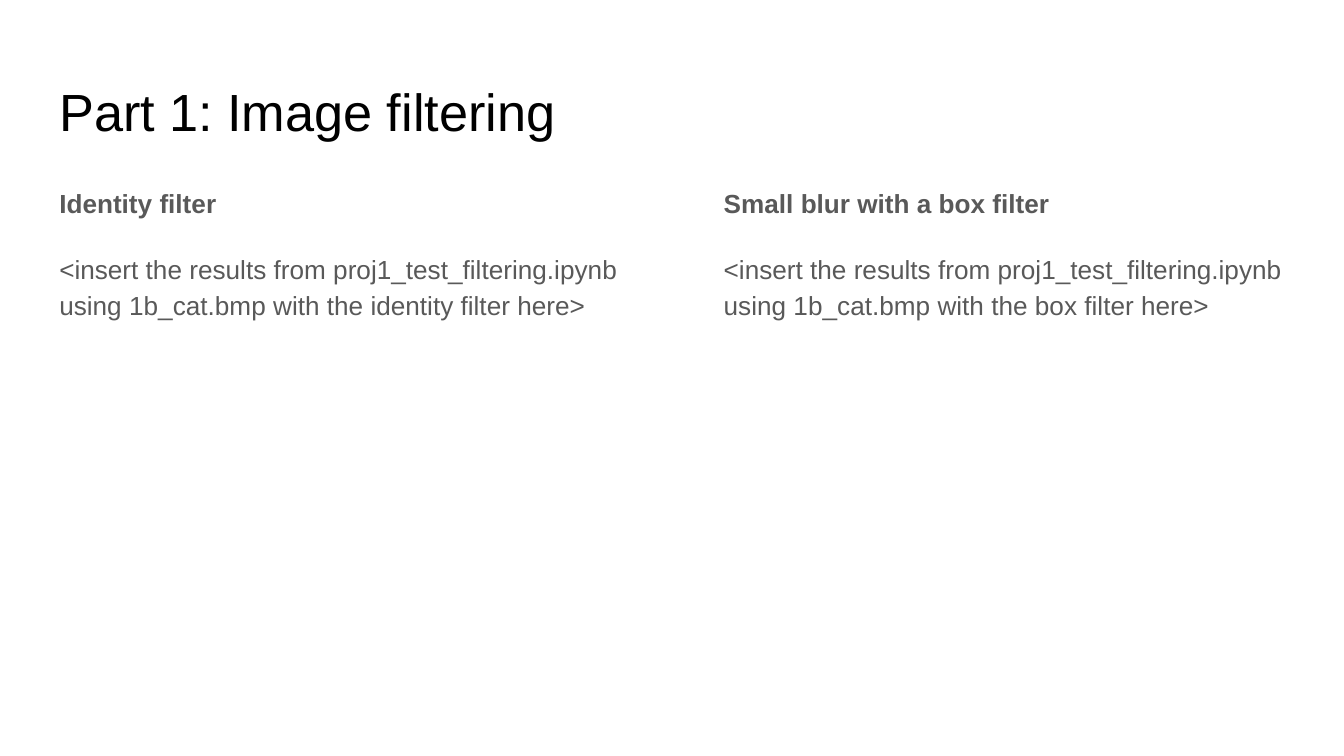
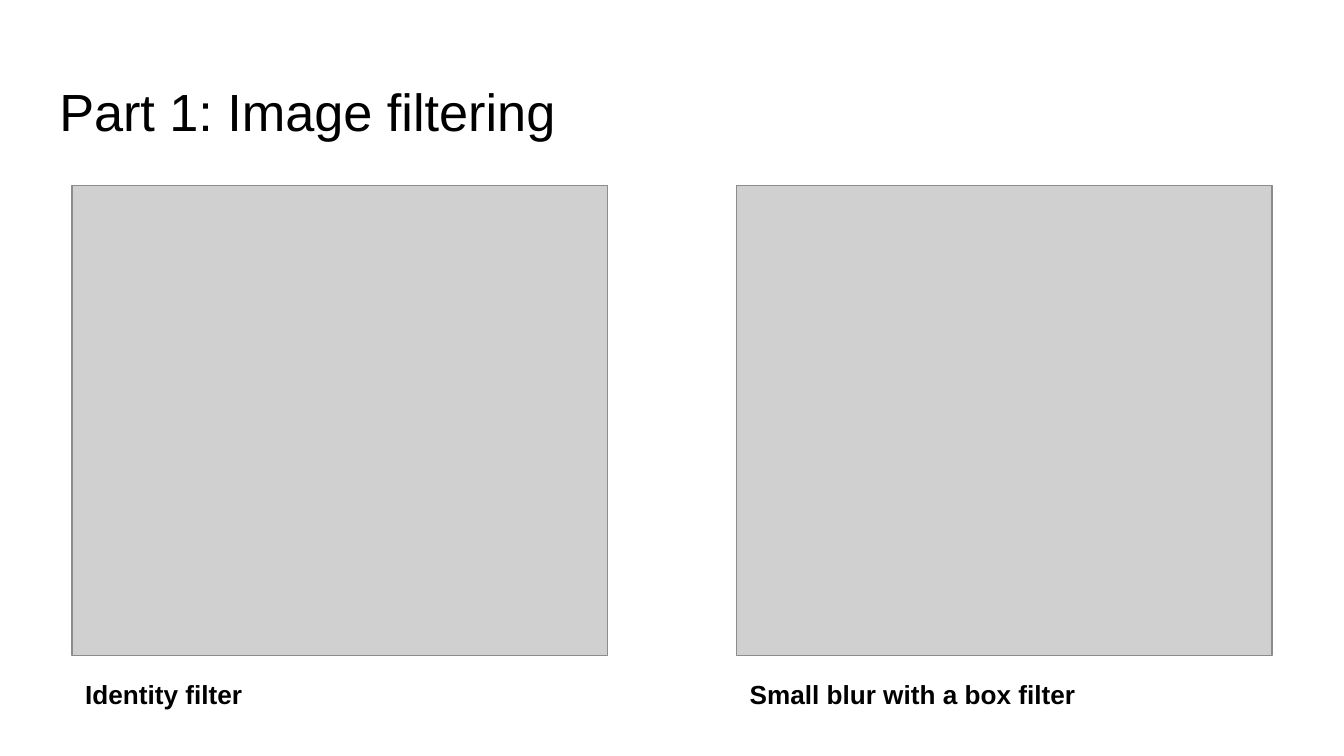
Before and after one commit to haoranw96/filtering_hybrid, a slide deck: slide 3 of report_template.pptx. Drawn at 1344x756 pixels with LibreOffice and Linux fonts; fonts in the diff are those of the drawing; grey boxes stand for pictures. Boxes give left, top, right and bottom in pixels: in the first picture for what was removed or moved away, otherwise in the second. Text is boxed around its words. In the diff, an @@ line names an element or a change of style, - is before the commit and + after.

```diff
--- a/report_template.pptx
+++ b/report_template.pptx
@@ text removed at <box>59,194,617,321</box> @@
-Identity filter
-<insert the results from proj1_test_filtering.ipynb using 1b_cat.bmp with the identity filter here>
@@ picture added at <box>71,185,607,656</box> @@
@@ text removed at <box>724,194,1282,321</box> @@
-Small blur with a box filter
-<insert the results from proj1_test_filtering.ipynb using 1b_cat.bmp with the box filter here>
@@ picture added at <box>737,185,1273,656</box> @@
@@ text added at <box>85,685,242,710</box>, 14 pt, text #000000, bold @@
+Identity filter
@@ text added at <box>750,685,1075,705</box>, 14 pt, text #000000, bold @@
+Small blur with a box filter
```
Also in this commit, not shown: 9 other slides changed, 2 slides added, 2 slides removed, 1 other file.
